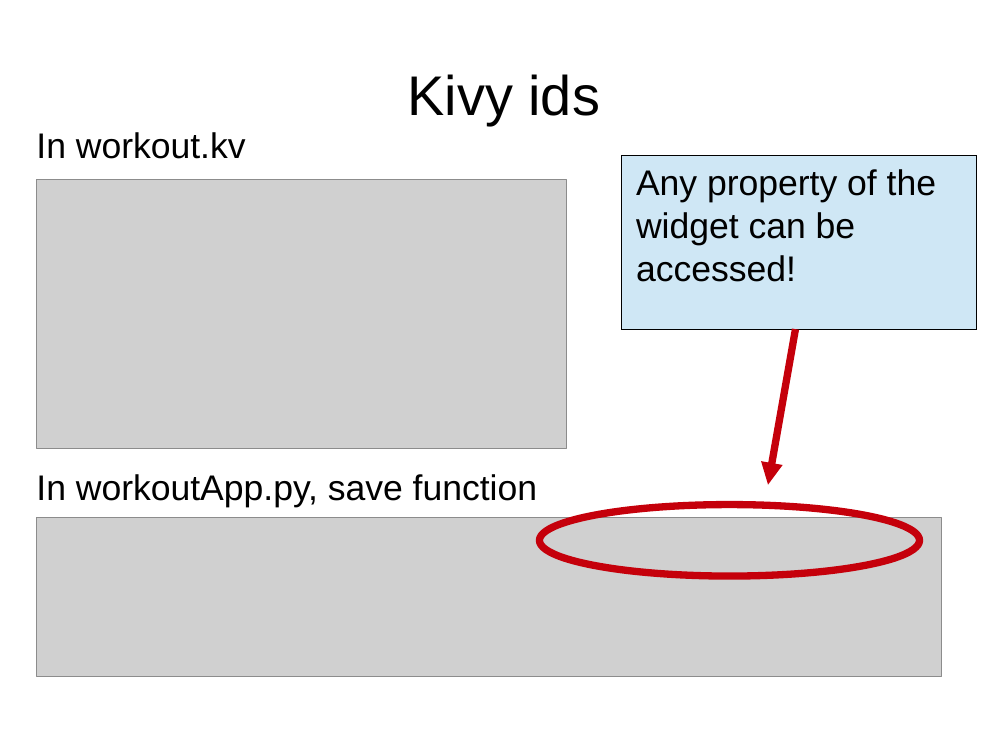
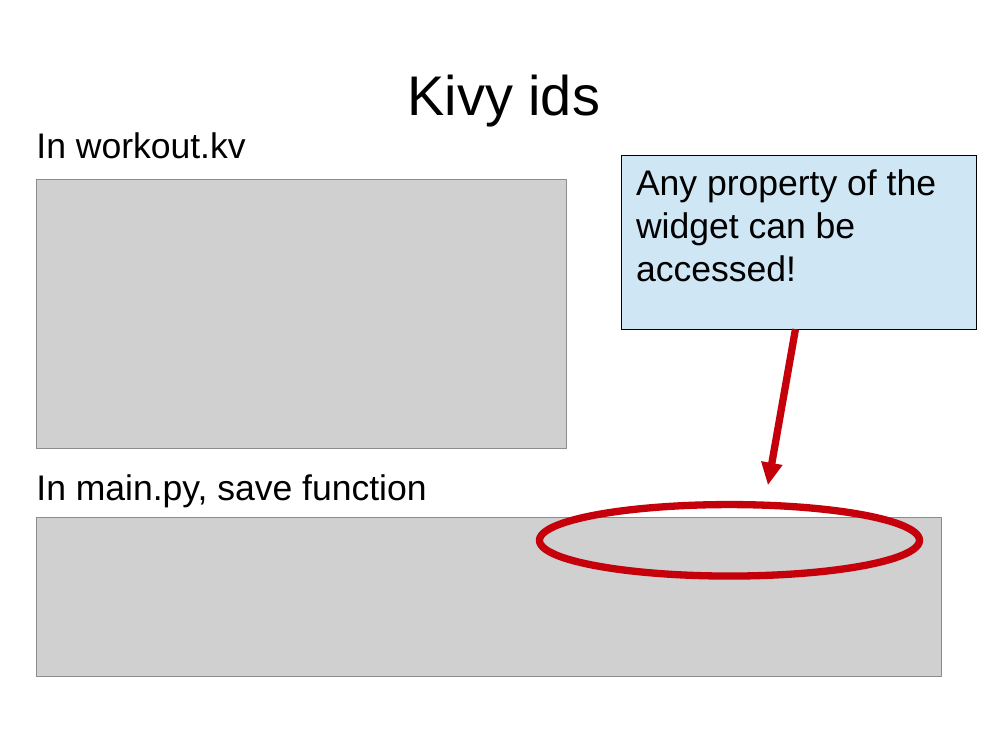
Before and after one commit to adasilva/intro_kivy, a slide deck: slide 28 of intro_kivy.odp. Drawn at 1008x756 pixels with LibreOffice and Linux fonts; fonts in the diff are those of the drawing; grey boxes stand for pictures. Boxes give left, top, right and bottom in pixels: in the first picture for what was removed or moved away, otherwise in the second. Text is boxed around its words. In the diff, an @@ line names an element or a change of style, - is before the commit and + after.

Commit message:
fixed typos

```diff
--- a/intro_kivy.odp
+++ b/intro_kivy.odp
@@ text at bbox=[36, 474, 426, 508]: text changed @@
-In workoutApp.py, save function
+In main.py, save function
```
Also in this commit, not shown: 6 other slides changed.
